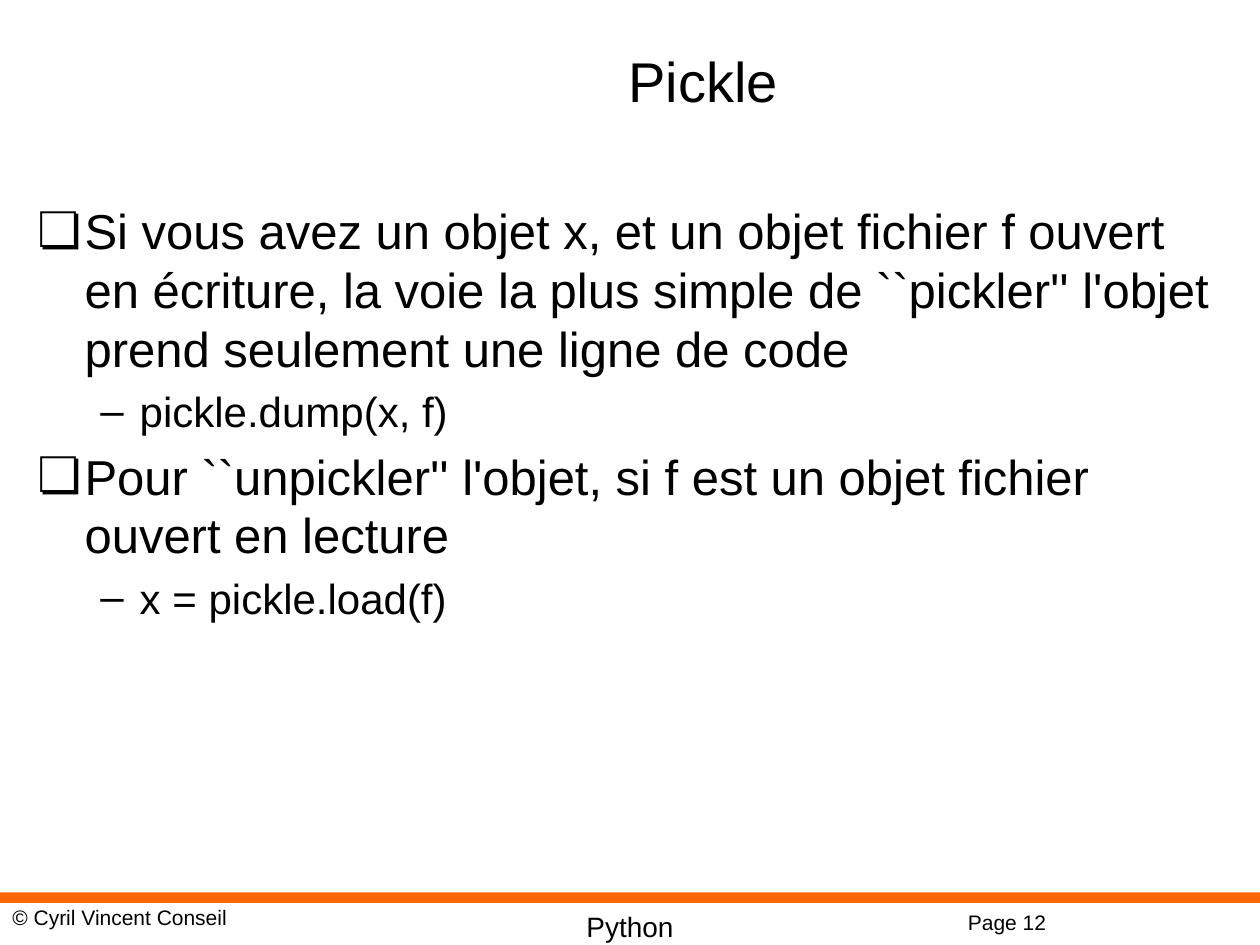
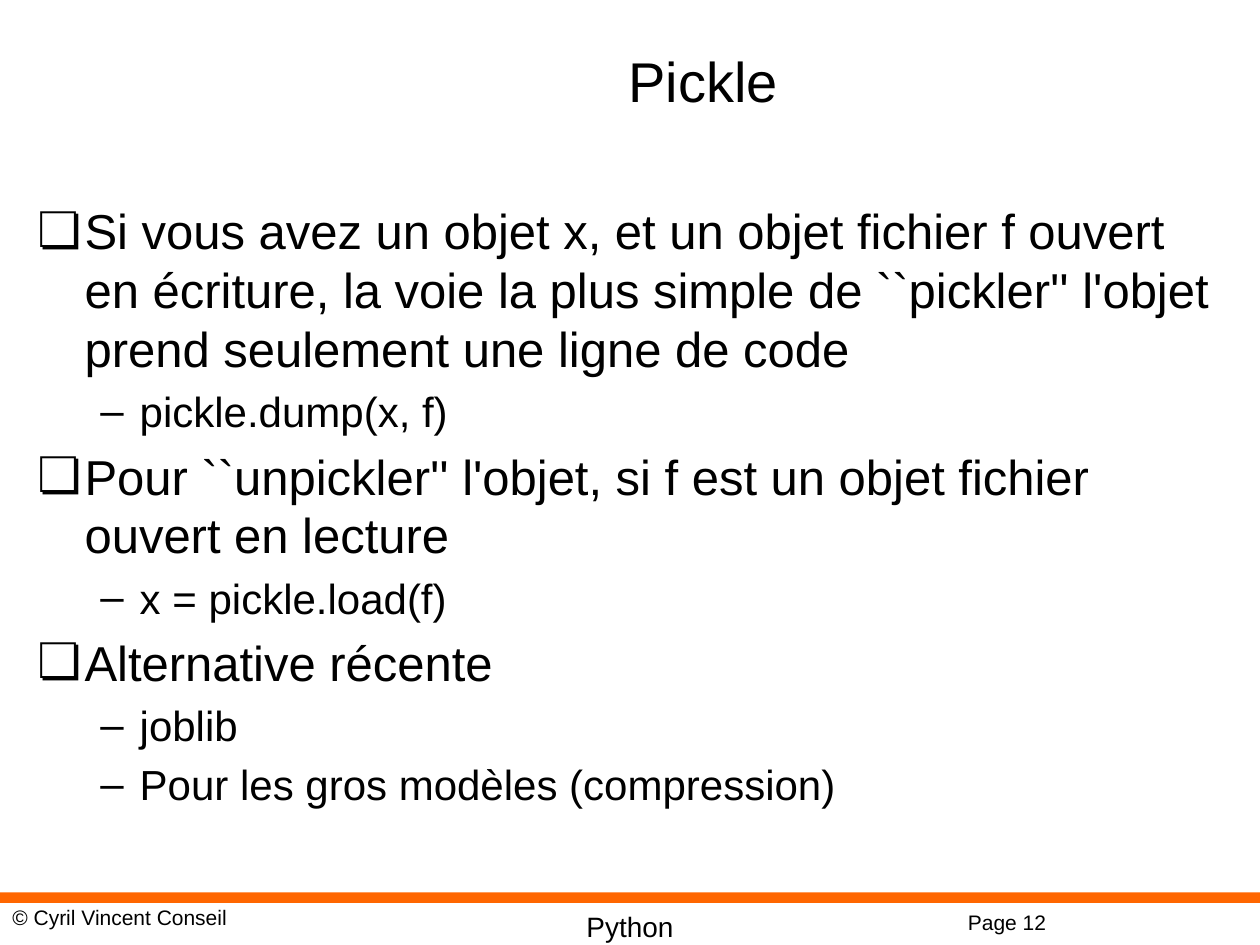
Before and after one commit to cyrilvincent/ML, a slide deck: slide 12 of PPT/MachineLearning15-RandomForest.pptx. Drawn at 1260x945 pixels with LibreOffice and Linux fonts; fonts in the diff are those of the drawing; background and template pictures are left out. Boxes give left, top, right and bottom in pixels: in the first picture for what was removed or moved away, otherwise in the second. Text is boxed around its words. In the diff, an @@ line names an element or a change of style, - is before the commit and + after.

```diff
--- a/PPT/MachineLearning15-RandomForest.pptx
+++ b/PPT/MachineLearning15-RandomForest.pptx
@@ text at [85,645,835,808]: paragraphs added @@
+❏ Alternative récente
+  – joblib
+  – Pour les gros modèles (compression)
```
Also in this commit, not shown: 41 other files.
